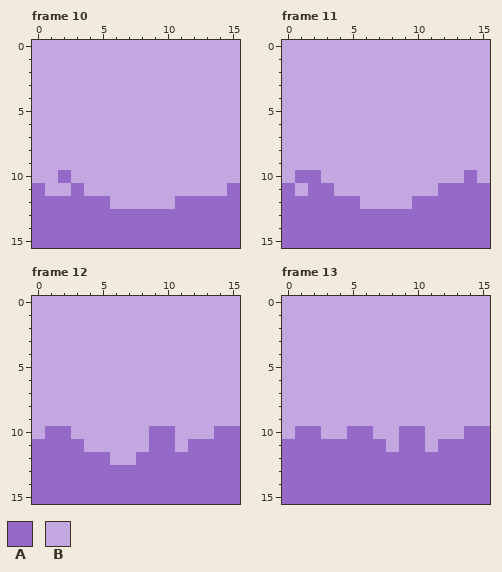
Pixel-art file: Assets/Sprites/Player.aseprite. The first picture shows the starting point.
16x16 pixels, 32 frames. Shown: frame 10, frame 11, frame 12, frame 13. The commit also changed other frames, which this record leaves out.
Palette (. is transparent): A #9569c8  B #c3a7e1
The same view after the edit:
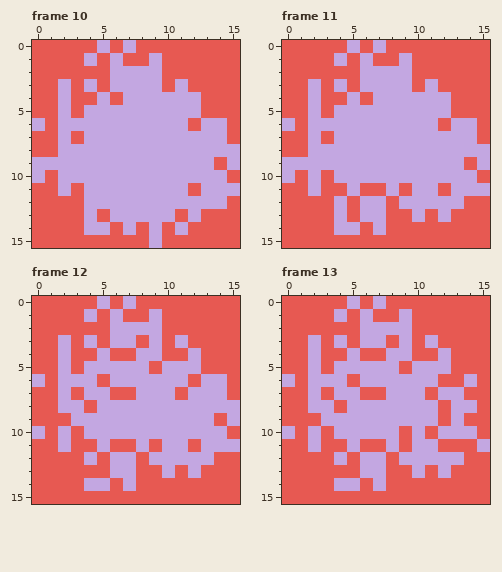
The edit:
layer "Layer 1" now hidden
layer "Layer 2" added
colour A: #9569c8 -> #e75952
Frame 10, layer "Layer 2":
y 0: x 0..4 BBBBB -> AAAAA; x 6 B -> A; x 8..15 BBBBBBBB -> AAAAAAAA
y 1: x 0..3 BBBB -> AAAA; x 5 B -> A; x 7..8 BB -> AA; x 10..15 BBBBBB -> AAAAAA
y 2: x 0..5 BBBBBB -> AAAAAA; x 10..15 BBBBBB -> AAAAAA
y 3: x 0..1 BB -> AA; x 3 B -> A; x 5 B -> A; x 10 B -> A; x 12..15 BBBB -> AAAA
y 4: x 0..1 BB -> AA; x 3..4 BB -> AA; x 6 B -> A; x 13..15 BBB -> AAA
y 5: x 0..1 BB -> AA; x 3 B -> A; x 13..15 BBB -> AAA
y 6: x 1 B -> A; x 12 B -> A; x 15 B -> A
y 7: x 0..1 BB -> AA; x 3 B -> A; x 15 B -> A
y 8: x 0..1 BB -> AA
y 9: x 14 B -> A
y 10: x 1..2 BA -> AB; x 15 B -> A
y 11: x 1 B -> A; x 12 B -> A; x 15 A -> B
y 12: x 4..5 AA -> BB; x 11..14 AAAA -> BBBB
y 13: x 4 A -> B; x 6..10 AAAAA -> BBBBB; x 12 A -> B
y 14: x 4..5 AA -> BB; x 7 A -> B; x 9 A -> B; x 11 A -> B
y 15: x 9 A -> B
Frame 11, layer "Layer 2":
y 0: x 0..4 BBBBB -> AAAAA; x 6 B -> A; x 8..15 BBBBBBBB -> AAAAAAAA
y 1: x 0..3 BBBB -> AAAA; x 5 B -> A; x 7..8 BB -> AA; x 10..15 BBBBBB -> AAAAAA
y 2: x 0..5 BBBBBB -> AAAAAA; x 10..15 BBBBBB -> AAAAAA
y 3: x 0..1 BB -> AA; x 3 B -> A; x 5 B -> A; x 10 B -> A; x 12..15 BBBB -> AAAA
y 4: x 0..1 BB -> AA; x 3..4 BB -> AA; x 6 B -> A; x 13..15 BBB -> AAA
y 5: x 0..1 BB -> AA; x 3 B -> A; x 13..15 BBB -> AAA
y 6: x 1 B -> A; x 12 B -> A; x 15 B -> A
y 7: x 0..1 BB -> AA; x 3 B -> A; x 15 B -> A
y 8: x 0..1 BB -> AA
y 9: x 14 B -> A
y 10: x 2..3 AB -> BA; x 14..15 AB -> BA
y 11: x 1..2 BA -> AB; x 4 B -> A; x 6..7 BB -> AA; x 9 B -> A; x 13..15 AAA -> BBB
y 12: x 4 A -> B; x 8 B -> A; x 10..13 AAAA -> BBBB
y 13: x 4 A -> B; x 6..7 AA -> BB; x 10 A -> B; x 12 A -> B
y 14: x 4..5 AA -> BB; x 7 A -> B
Frame 12, layer "Layer 2":
y 0: x 0..4 BBBBB -> AAAAA; x 6 B -> A; x 8..15 BBBBBBBB -> AAAAAAAA
y 1: x 0..3 BBBB -> AAAA; x 5 B -> A; x 7..8 BB -> AA; x 10..15 BBBBBB -> AAAAAA
y 2: x 0..5 BBBBBB -> AAAAAA; x 10..15 BBBBBB -> AAAAAA
y 3: x 0..1 BB -> AA; x 3 B -> A; x 5 B -> A; x 8 B -> A; x 10 B -> A; x 12..15 BBBB -> AAAA
y 4: x 0..1 BB -> AA; x 3..4 BB -> AA; x 6..7 BB -> AA; x 10..11 BB -> AA; x 13..15 BBB -> AAA
y 5: x 0..1 BB -> AA; x 3 B -> A; x 9 B -> A; x 13..15 BBB -> AAA
y 6: x 1 B -> A; x 5 B -> A; x 12 B -> A; x 15 B -> A
y 7: x 0..1 BB -> AA; x 3 B -> A; x 6..7 BB -> AA; x 11 B -> A; x 15 B -> A
y 8: x 0..1 BB -> AA; x 4 B -> A
y 9: x 0..2 BBB -> AAA; x 14 B -> A
y 10: x 2..3 AB -> BA; x 9..10 AA -> BB; x 14 A -> B
y 11: x 2 A -> B; x 4 B -> A; x 6..7 BB -> AA; x 10 A -> B; x 13..15 AAA -> BBB
y 12: x 4 A -> B; x 9..13 AAAAA -> BBBBB
y 13: x 6..7 AA -> BB; x 10 A -> B; x 12 A -> B
y 14: x 4..5 AA -> BB; x 7 A -> B
Frame 13, layer "Layer 2":
y 0: x 0..4 BBBBB -> AAAAA; x 6 B -> A; x 8..15 BBBBBBBB -> AAAAAAAA
y 1: x 0..3 BBBB -> AAAA; x 5 B -> A; x 7..8 BB -> AA; x 10..15 BBBBBB -> AAAAAA
y 2: x 0..5 BBBBBB -> AAAAAA; x 10..15 BBBBBB -> AAAAAA
y 3: x 0..1 BB -> AA; x 3 B -> A; x 5 B -> A; x 8 B -> A; x 10 B -> A; x 12..15 BBBB -> AAAA
y 4: x 0..1 BB -> AA; x 3..4 BB -> AA; x 6..7 BB -> AA; x 10..11 BB -> AA; x 13..15 BBB -> AAA
y 5: x 0..1 BB -> AA; x 3 B -> A; x 9 B -> A; x 13..15 BBB -> AAA
y 6: x 1 B -> A; x 5 B -> A; x 12..13 BB -> AA; x 15 B -> A
y 7: x 0..1 BB -> AA; x 3 B -> A; x 6..7 BB -> AA; x 11 B -> A; x 14..15 BB -> AA
y 8: x 0..1 BB -> AA; x 4 B -> A; x 12 B -> A; x 15 B -> A
y 9: x 0..2 BBB -> AAA; x 12 B -> A; x 14..15 BB -> AA
y 10: x 2..3 AB -> BA; x 5..6 AA -> BB; x 10..11 AB -> BA; x 14 A -> B
y 11: x 2 A -> B; x 5 A -> B; x 10 A -> B; x 15 A -> B
y 12: x 4 A -> B; x 6..7 AA -> BB; x 9..13 AAAAA -> BBBBB
y 13: x 6..7 AA -> BB; x 10 A -> B; x 12 A -> B
y 14: x 4..5 AA -> BB; x 7 A -> B
Boxes around the changes in both pictures, in picture pixels (x1, y1, x2, y2):
changed: (32, 40, 240, 248)
changed: (282, 40, 490, 248)
changed: (32, 296, 240, 504)
changed: (282, 296, 490, 504)
